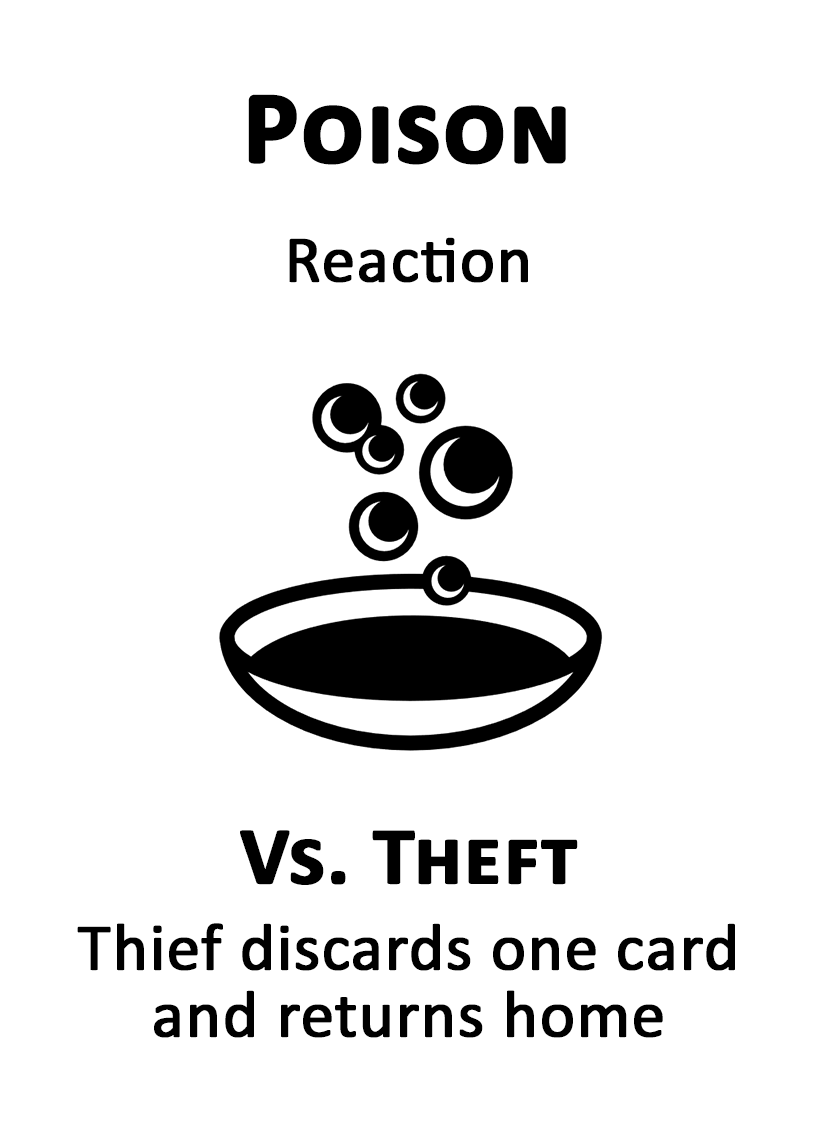
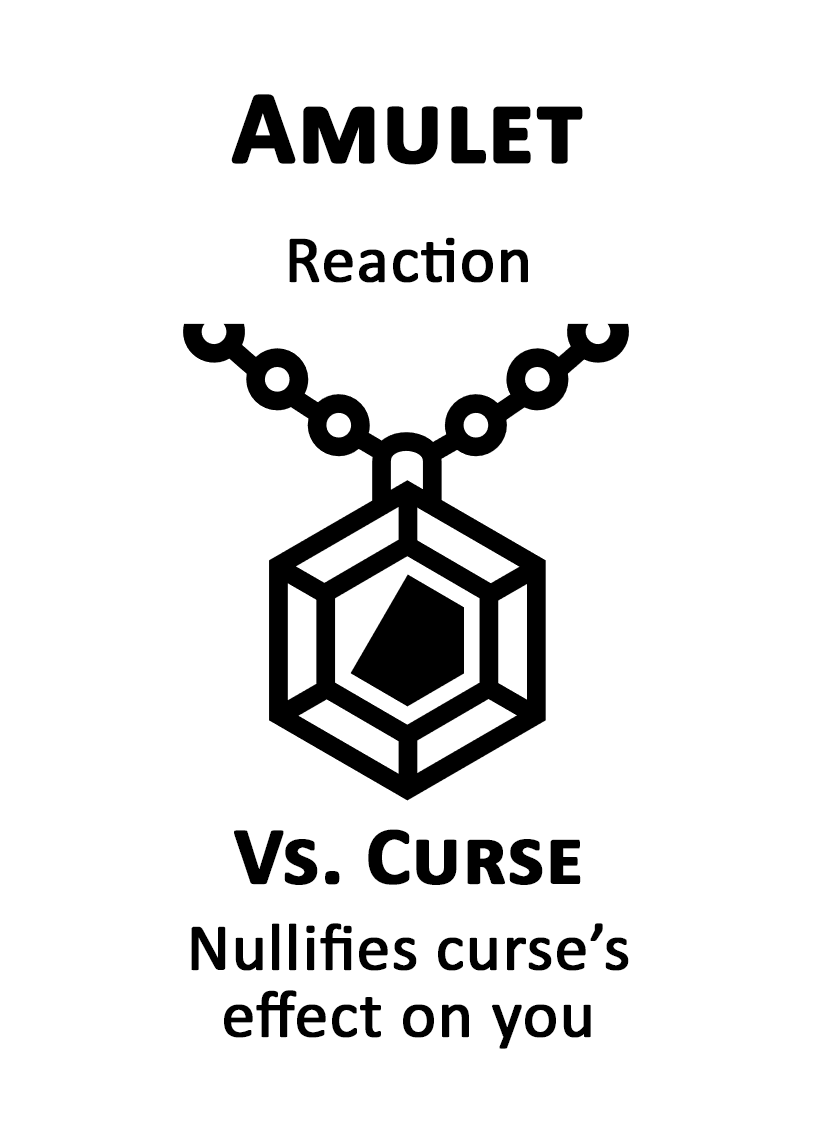
Layer changes from the first 822×1122 image to the second:
hid group "Poison" (1st of 2) (5 layers) over [77, 94, 735, 1038]
renamed "Thief discards one card and returns home" to "Thief loses one card and returns home", painted on it over [77, 923, 735, 1038]
showed group "Amulet" (1st of 2) (5 layers) over [155, 94, 667, 1049]
renamed "Nullifies a curse’s effect on you" to "Nullifies curse’s effect on you", painted on it over [165, 923, 655, 1049]
